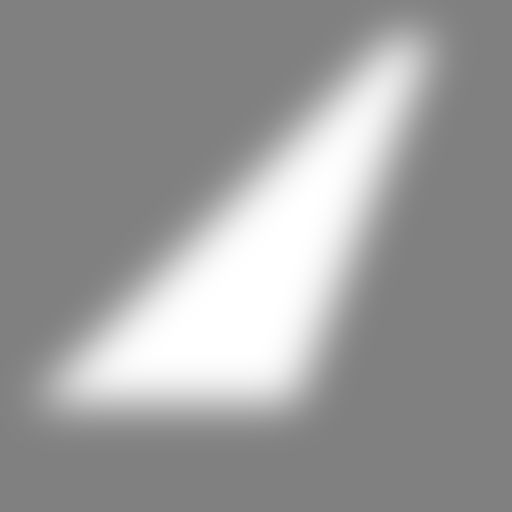
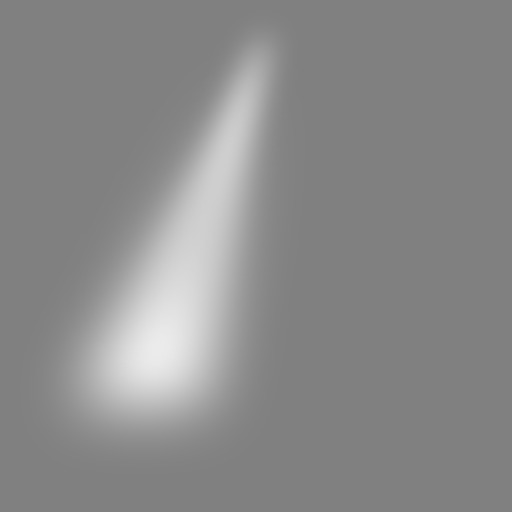
Before/after of a 512px x 512px layered artwork. What changed in the layer stack:
added group "Group 1" with 1 layers above "Group 2" over box(76, 34, 269, 404)
added layer "v4 copy" in group "Group 1" over box(76, 34, 269, 404)
added group "Group 2" with 1 layers above "v3" over box(76, 34, 269, 404)
added layer "v4" in group "Group 2" over box(76, 34, 269, 404)
renamed "Color Fill 1" to "v1", hid it over box(33, 34, 434, 404)
